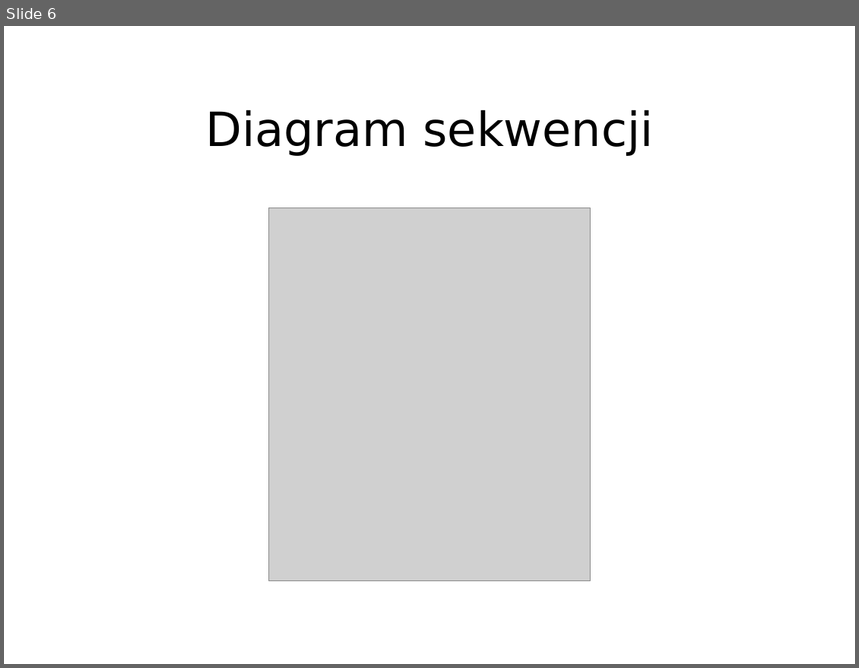
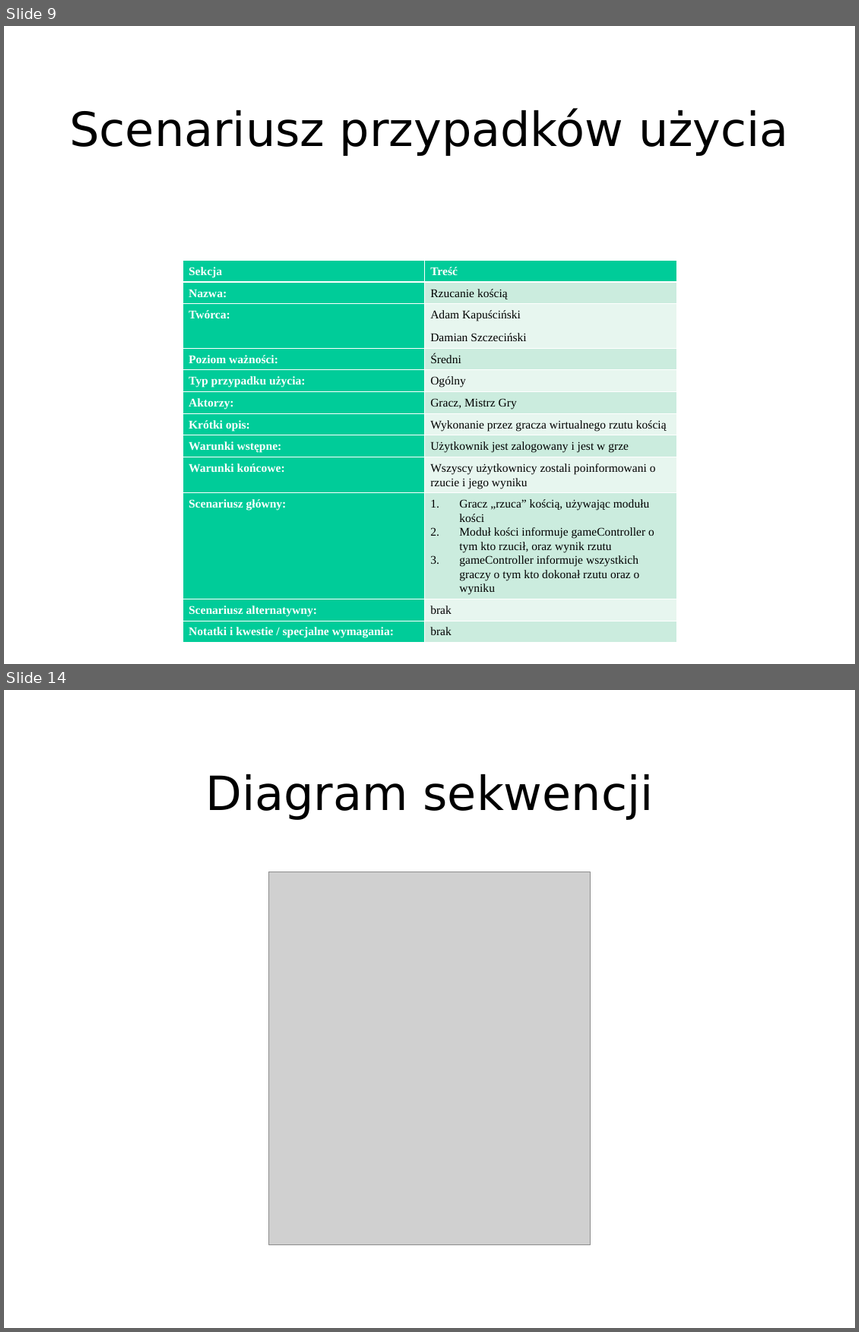
Before and after one commit to TheVivent-Politechnika-Lodzka/io_webrpg, a slide deck: IO_WebRPG.ppt. Shown one above the other, each under a label of ours: slide 6 before the commit, slides 9 and 14 after it; the slides between them are not shown. The pictures are 859x668 and 859x1332 pixels, drawn with LibreOffice and Linux fonts; fonts in the diff are those of the drawing; grey boxes stand for pictures. Boxes give left, top, right and bottom in pixels: in the first picture for what was removed or moved away, otherwise in the second. Text is boxed around its words. In the diff, an @@ line names an element or a change of style, - is before the commit and + after.

Commit message:
wydrukowanie diagramówi i dodanie ich do prezentacji wraz z scenariuszami

```diff
--- a/IO_WebRPG.ppt
+++ b/IO_WebRPG.ppt
@@ slide 9 added at box(4, 26, 855, 664), background #FFFFFF @@
@@ title added at box(69, 108, 789, 156), 44 pt, text #000000 @@
+Scenariusz przypadków użycia
@@ table added at box(183, 260, 677, 642), 12 rows, 2 columns @@
+Sekcja | Treść
+Nazwa: | Rzucanie kością
+Twórca: | Adam Kapuściński / Damian Szczeciński
+Poziom ważności: | Średni
+Typ przypadku użycia: | Ogólny
+Aktorzy: | Gracz, Mistrz Gry
+Krótki opis: | Wykonanie przez gracza wirtualnego rzutu kością
+Warunki wstępne: | Użytkownik jest zalogowany i jest w grze
+Warunki końcowe: | Wszyscy użytkownicy zostali poinformowani o rzucie i jego wyniku
+Scenariusz główny: | Gracz „rzuca” kością, używając modułu kości / Moduł kości informuje gameController o tym kto rzucił, oraz wynik rzutu / gameController informuje wszystkich graczy o tym kto dokonał rzutu oraz o wyniku
+Scenariusz alternatywny: | brak
+Notatki i kwestie / specjalne wymagania: | brak
@@ what was slide 6 is now slide 14 @@
```
Also in this commit, not shown: 8 other slides added, 4 other files.
